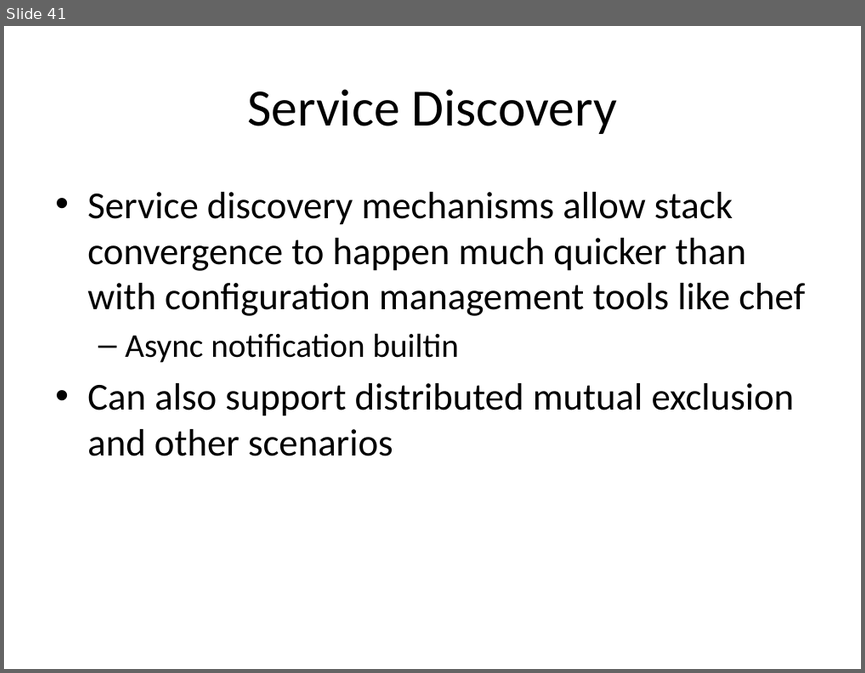
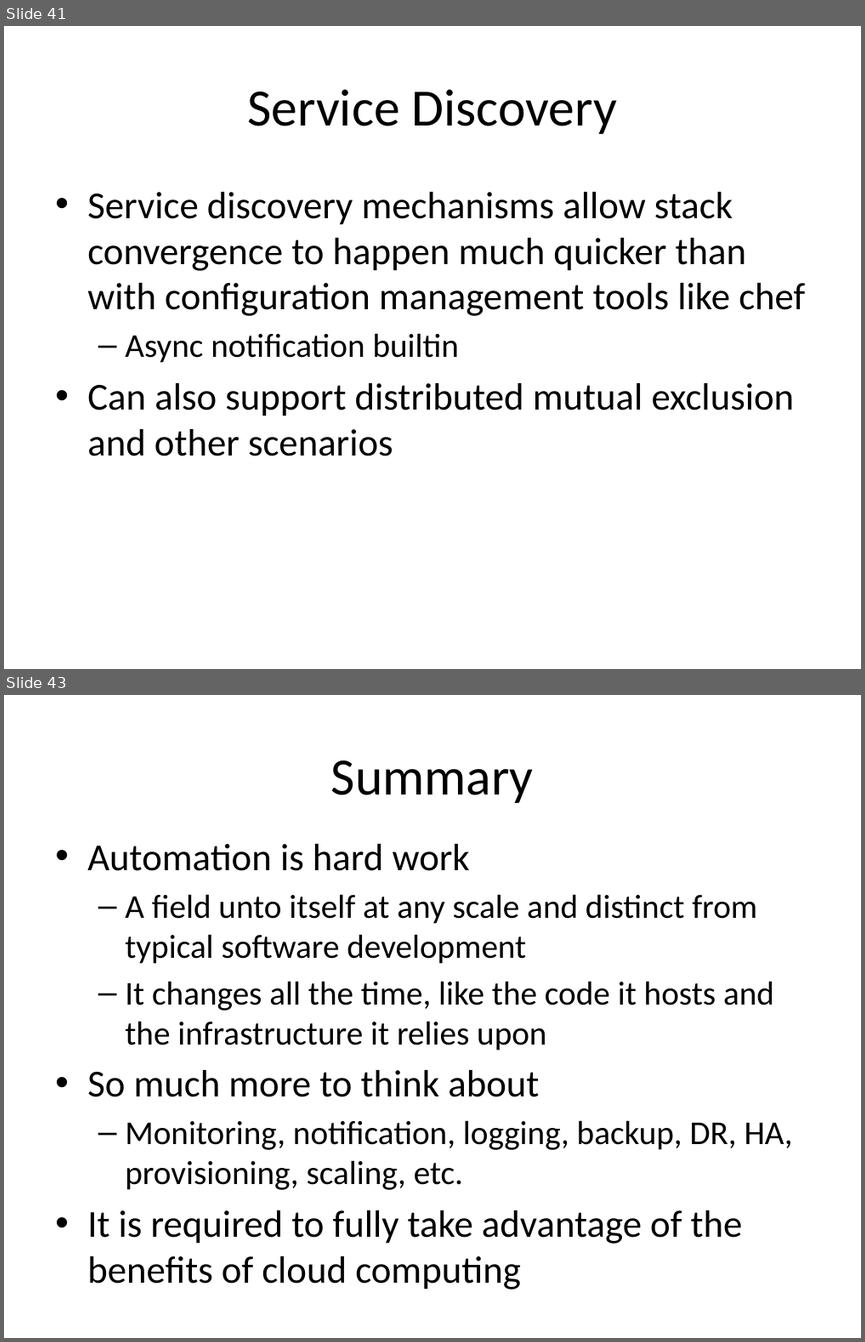
Before and after one commit to Milstein/bsu-cloud-computing, a slide deck: presentation/CloudComputingConfigurationManagement.pptx. Shown one above the other, each under a label of ours: slide 41 before the commit, slides 41 and 43 after it; the slides between them are not shown. The pictures are 865x673 and 865x1342 pixels, drawn with LibreOffice and Linux fonts; fonts in the diff are those of the drawing. Boxes give left, top, right and bottom in pixels: in the first picture for what was removed or moved away, otherwise in the second. Text is boxed around its words. In the diff, an @@ line names an element or a change of style, - is before the commit and + after.

```diff
--- a/presentation/CloudComputingConfigurationManagement.pptx
+++ b/presentation/CloudComputingConfigurationManagement.pptx
@@ slide 43 added at [4,695,861,1338], background #FFFFFF @@
@@ title added at [331,760,534,803], 44 pt, text #000000 @@
+Summary
@@ text added at [87,844,793,1289], 28 pt, text #000000 @@
+• Automation is hard work
+  – A field unto itself at any scale and distinct from typical software development
+  – It changes all the time, like the code it hosts and the infrastructure it relies upon
+• So much more to think about
+  – Monitoring, notification, logging, backup, DR, HA, provisioning, scaling, etc.
+• It is required to fully take advantage of the benefits of cloud computing
```
Also in this commit, not shown: 11 slides changed, 1 other slide added, 9 other files.
